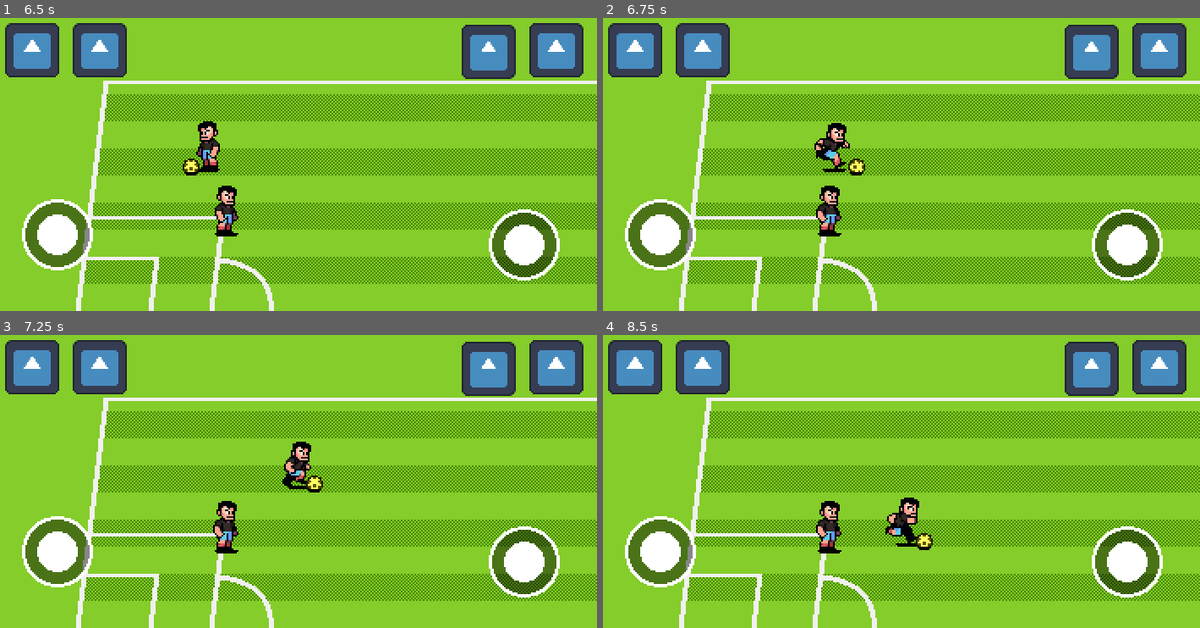
Above: before the commit, frames 1-4 (two rows, left to right).
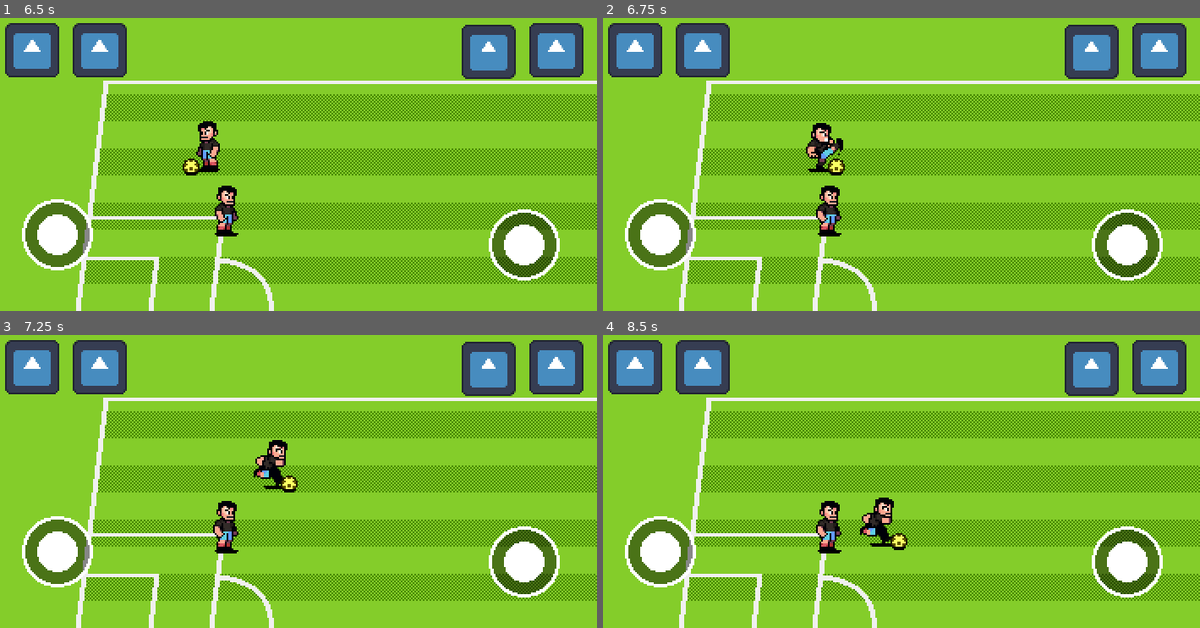
Above: after the commit, the same moments.

Repository: caelondev/Super-Striker
Game: Godot game, scene res://scenes/world.tscn
Same seed, same stepped clock (60 frames per second), same inputs: the game is played once before the commit and once after it. The engine's default icon, where the game draws it, is replaced by a stand-in: a white triangle on a blue panel in a dark square.
Inputs (mouse positions are in pixels of both pictures, inside the frame that each line leads up to):
- Up to frame 1 (6.5 s): move the mouse to (262, 220) at 0.52 s; hold W (p1_walk_up) 0.53-1.25 s; tap one key every 1.5 s from 0.6 s: U (p1_pass) Keypad 2 (p2_pass) Down (p2_walk_down) Right (p2_walk_right); click (262, 220) at 0.67 s; drag from (477, 205) to (322, 167) at 1.27 s; move the mouse to (107, 111) at 2.02 s; hold A (p1_walk_left) 2.03-2.75 s; drag from (322, 158) to (107, 111) at 2.77 s; move the mouse to (202, 82) at 3.52 s; hold S (p1_walk_down) 3.53-4.25 s; drag from (423, 143) to (191, 261) at 4.27 s; move the mouse to (173, 173) at 5.02 s; hold W (p1_walk_up) 5.03-5.75 s; click (173, 173) at 5.17 s; drag from (352, 91) to (173, 173) at 5.77 s
- Up to frame 2 (6.75 s): move the mouse to (865, 220) at 6.52 s; hold D (p1_walk_right) from 6.53 s (still down); tap U (p1_pass) at 6.6 s
- Up to frame 3 (7.25 s): keep holding D (p1_walk_right)
- Up to frame 4 (8.5 s): release D (p1_walk_right) at 7.25 s; drag from (1080, 522) to (919, 484) at 7.27 s; move the mouse to (710, 428) at 8.02 s; hold S (p1_walk_down) from 8.03 s (still down); tap Keypad 2 (p2_pass) at 8.1 s

Frame 1 is identical in both runs. In frame 2, 0.9% of the frame differs, in the area x 33-44%, y 35-54%; in frame 3, 1.3%; in frame 4, 1.4%, in the area x 43-56%, y 55-74%.

Commit message:
Implementing passing state

Diff:
--- a/scenes/characters/player.gd
+++ b/scenes/characters/player.gd
@@ -2,10 +2,11 @@
 extends CharacterBody2D
 
 enum ControlScheme {CPU, P1, P2}
-enum State {MOVING, TACKLING, RECOVERING, PREP_SHOT, SHOOTING}
+enum State {MOVING, TACKLING, RECOVERING, PASSING, PREP_SHOT, SHOOTING}
 
 @onready var character_sprite : Sprite2D = $CharacterSprite
 @onready var animation_player : AnimationPlayer = %AnimationPlayer
+@onready var teammate_detection_area : Area2D = %TeammateDetectionArea
 
 @export var ball : Ball
 @export var movement_speed : float = 80.0
@@ -28,7 +29,7 @@
 		current_state.queue_free()
 
 	current_state = state_factory.get_fresh_tates(state)
-	current_state.setup(self, state_data,animation_player, ball)
+	current_state.setup(self, state_data,animation_player, ball, teammate_detection_area)
 	current_state.state_transition_requested.connect(switch_state.bind())
 	current_state.name = "PlayerState: " + str(state)
 	call_deferred("add_child", current_state)
--- a/scenes/characters/player.tscn
+++ b/scenes/characters/player.tscn
@@ -159,7 +159,6 @@
 platform_on_leave = 2
 platform_floor_layers = 4294967040
 script = ExtResource("1_yewv4")
-movement_speed = null
 power = 70.0
 control_scheme = 1
 
@@ -186,3 +185,13 @@
 texture = ExtResource("3_76oj4")
 centered = false
 offset = Vector2(-8, -14)
+
+[node name="TeammateDetectionArea" type="Area2D" parent="."]
+unique_name_in_owner = true
+collision_layer = 0
+collision_mask = 2
+monitorable = false
+priority = 1
+
+[node name="CollisionPolygon2D" type="CollisionPolygon2D" parent="TeammateDetectionArea"]
+polygon = PackedVector2Array(0, -40, 280, -150, 330, -100, 330, 100, 280, 150, 0, 40)
--- a/scenes/characters/player_state_factory.gd
+++ b/scenes/characters/player_state_factory.gd
@@ -5,6 +5,7 @@
 func _init():
 	states = {
 		Player.State.MOVING: PlayerStateMoving,
+		Player.State.PASSING: PlayerStatePassing,
 		Player.State.PREP_SHOT: PlayerStatePreppingShot,
 		Player.State.SHOOTING: PlayerStateShooting,
 		Player.State.TACKLING: PlayerStateTackling,
--- a/scenes/characters/states/player_state.gd
+++ b/scenes/characters/states/player_state.gd
@@ -7,12 +7,15 @@
 var ball : Ball = null
 var player : Player = null
 var player_state_data: PlayerStateData = PlayerStateData.new()
+var teammate_detection_area : Area2D
 
-func setup(context_player: Player, context_data: PlayerStateData, anim_player: AnimationPlayer, context_ball : Ball) -> void:
+
+func setup(context_player: Player, context_data: PlayerStateData, anim_player: AnimationPlayer, context_ball : Ball, context_teammate_detection_area: Area2D) -> void:
 	player = context_player
 	player_state_data = context_data
 	animation_player = anim_player
 	ball = context_ball
+	teammate_detection_area = context_teammate_detection_area
 
 func transition_state(new_state : Player.State, player_state_data = PlayerStateData.new()) -> void:
 	state_transition_requested.emit(new_state, player_state_data)
--- a/scenes/characters/states/player_state_moving.gd
+++ b/scenes/characters/states/player_state_moving.gd
@@ -12,8 +12,12 @@
 func handle_player_input() -> void:
 	var direction = KeyUtils.get_input_vector(player.control_scheme)
 	player.velocity = direction.normalized() * player.movement_speed
+	if player.velocity != Vector2.ZERO:
+		teammate_detection_area.rotation = player.velocity.angle()
 
 	if player.is_carrying_ball() and KeyUtils.get_actions_just_pressed(player.control_scheme, KeyUtils.Action.SHOOT) and ball != null:
 		transition_state(Player.State.PREP_SHOT)
+	elif player.is_carrying_ball() and KeyUtils.get_actions_just_pressed(player.control_scheme, KeyUtils.Action.PASS) and ball != null:
+		transition_state(Player.State.PASSING)
 	elif player.velocity != Vector2.ZERO and KeyUtils.get_actions_just_pressed(player.control_scheme, KeyUtils.Action.SHOOT):
 		transition_state(Player.State.TACKLING)
--- /dev/null
+++ b/scenes/characters/states/player_state_passing.gd
@@ -0,0 +1,25 @@
+class_name PlayerStatePassing
+extends PlayerState
+
+func _enter_tree():
+	animation_player.play("Kick")
+	player.velocity = Vector2.ZERO
+
+func animation_complete() -> void:
+	var closest_teammate = find_team_closest()
+	print(closest_teammate)
+	transition_state(Player.State.MOVING)
+
+func find_team_closest() -> Player:
+	var players_in_view := teammate_detection_area.get_overlapping_bodies()
+	var team_in_view := players_in_view.filter(
+		func(p: Player): return p != player
+	)
+	if team_in_view.is_empty():
+		return null
+	team_in_view.sort_custom(
+		func(p1: Player, p2: Player): return p1.position.distance_squared_to(player.position) < p2.position.distance_squared_to(player.position)
+	)
+	if team_in_view.size() > 0:
+		return team_in_view[0]
+	return null
--- a/scenes/world.tscn
+++ b/scenes/world.tscn
@@ -17,10 +17,12 @@
 [node name="Player" parent="Players" node_paths=PackedStringArray("ball") instance=ExtResource("2_4wyf3")]
 position = Vector2(187, 153)
 ball = NodePath("../Ball")
+movement_speed = 80.0
 
 [node name="Player2" parent="Players" node_paths=PackedStringArray("ball") instance=ExtResource("2_4wyf3")]
 position = Vector2(136, 129)
 ball = NodePath("../Ball")
+movement_speed = 80.0
 control_scheme = 2
 
 [node name="Ball" parent="Players" instance=ExtResource("4_71j4m")]
Not shown, added: scenes/characters/states/player_state_passing.gd.uid
